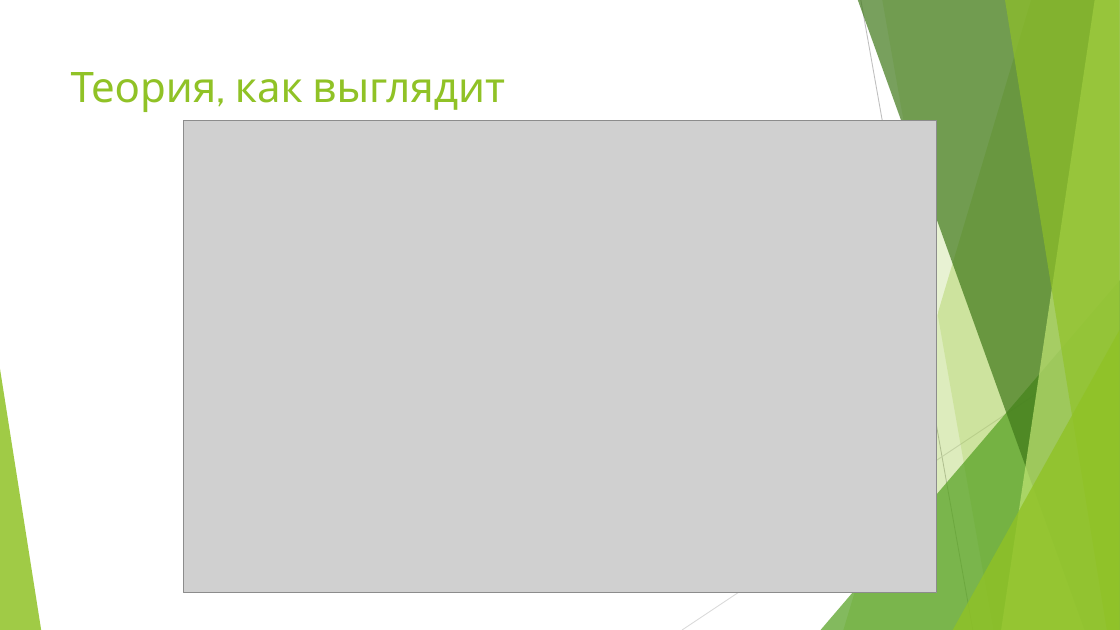
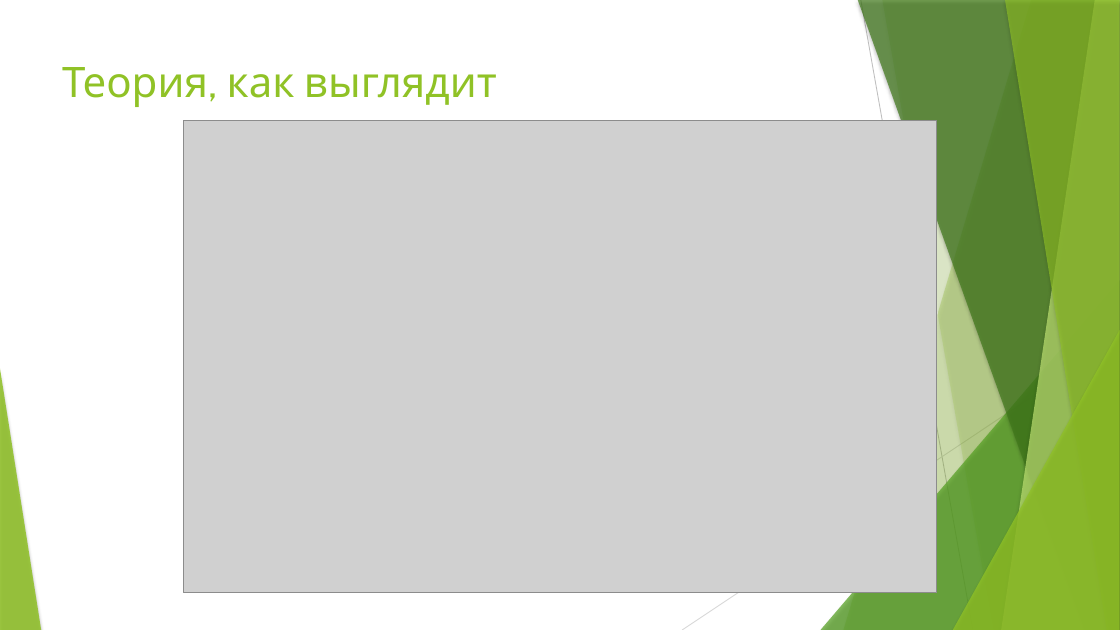
Before and after one commit to GigantPro/my-school-project, a slide deck: slide 8 of Файл.pptx. Drawn at 1120x630 pixels with LibreOffice and Linux fonts; fonts in the diff are those of the drawing; grey boxes stand for pictures. Boxes give left, top, right and bottom in pixels: in the first picture for what was removed or moved away, otherwise in the second. Text is boxed around its words. In the diff, an @@ line names an element or a change of style, - is before the commit and + after.

```diff
--- a/Файл.pptx
+++ b/Файл.pptx
@@ freeform shape at (882, 0, 1120, 630): shadow on; outline redrawn @@
@@ title "Теория, как выглядит": place and size @@
-title "Теория, как выглядит" at (71, 72, 505, 112)
+title "Теория, как выглядит" at (62, 67, 497, 107)
@@ shadow on in 6 elements at (844, 0, 1120, 630), (821, 280, 1120, 630), (858, 0, 1120, 630), (1002, 0, 1120, 630), (1005, 0, 1120, 630), (953, 330, 1120, 630) @@
```
Also in this commit, not shown: 12 other slides changed.
